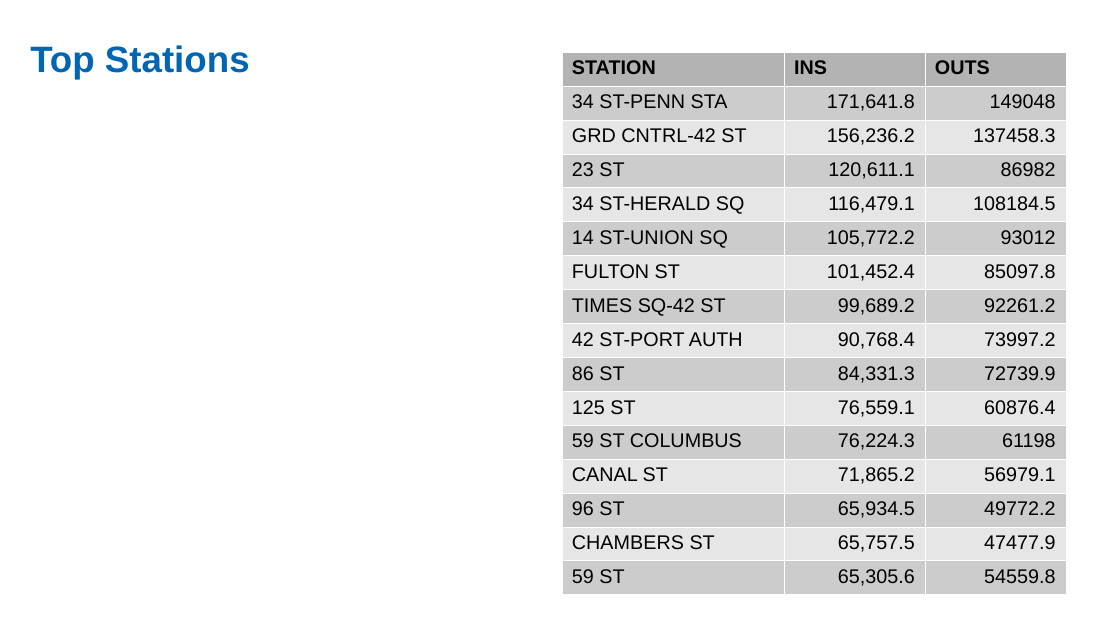
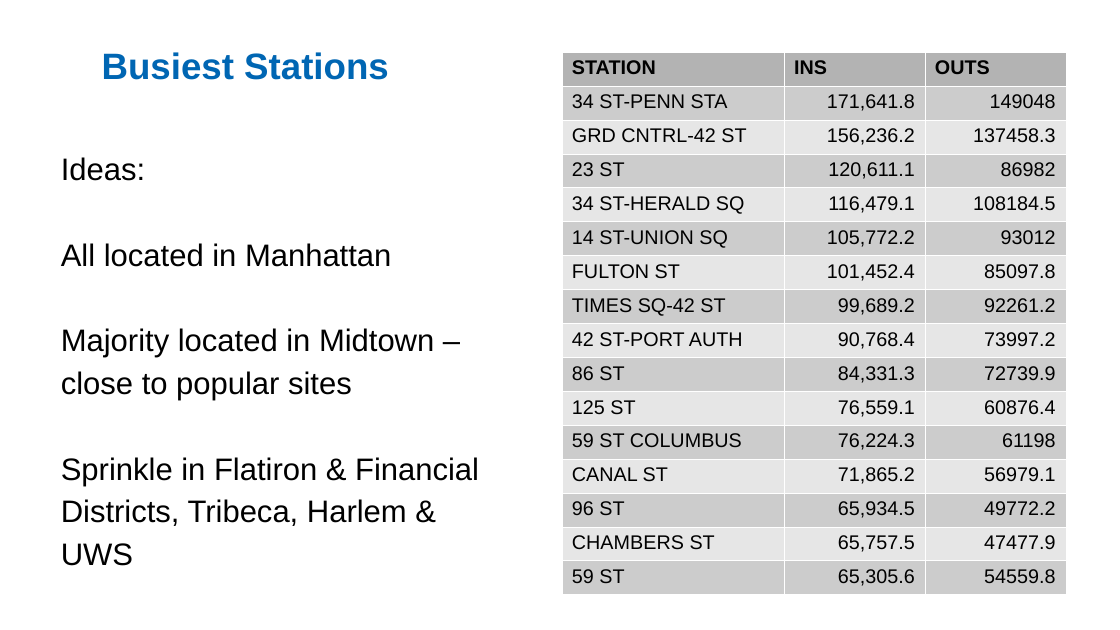
Before and after one commit to ekand/mtacular, a slide deck: slide 9 of reports/MTA_Data_PP_etd.odp (slide 7 before the commit). Drawn at 1120x630 pixels with LibreOffice and Linux fonts; fonts in the diff are those of the drawing. Boxes give left, top, right and bottom in pixels: in the first picture for what was removed or moved away, otherwise in the second. Text is boxed around its words. In the diff, an @@ line names an element or a change of style, - is before the commit and + after.

```diff
--- a/reports/MTA_Data_PP_etd.odp
+++ b/reports/MTA_Data_PP_etd.odp
@@ text removed at <box>30,45,250,79</box> @@
-Top Stations
@@ title added at <box>102,52,389,80</box>, 26 pt, text #0066B3, bold @@
+Busiest Stations
@@ text added at <box>61,157,479,566</box>, 22 pt, text #000000 @@
+Ideas:
+All located in Manhattan
+Majority located in Midtown – close to popular sites
+Sprinkle in Flatiron & Financial Districts, Tribeca, Harlem & UWS
```
Also in this commit, not shown: 4 other slides changed, 9 slides added, 5 slides removed.
